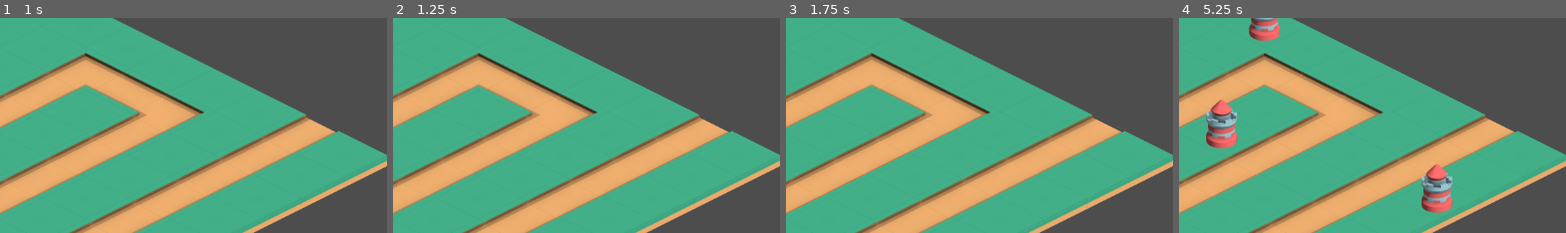
Above: before the commit, frames 1-4 (left to right).
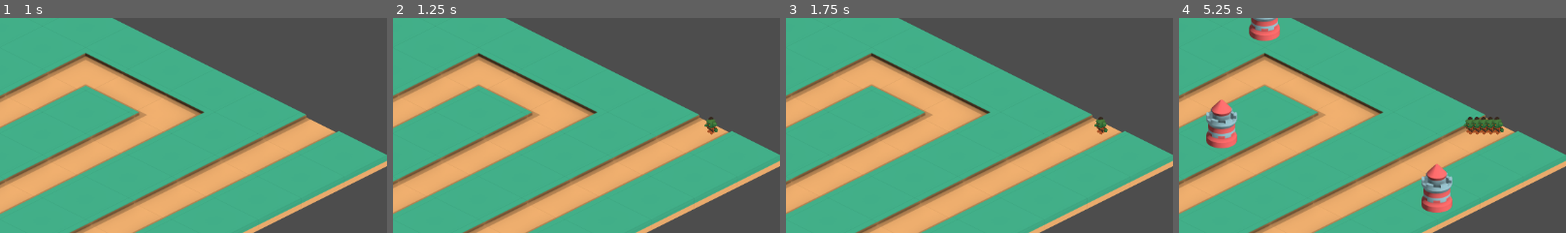
Above: after the commit, the same moments.

Repository: Robert-Riordan-UCD/GameDevJourney
Game: Godot game, scene res://Levels/Level1.tscn
Same seed, same stepped clock (60 frames per second), same inputs: the game is played once before the commit and once after it. Before the commit the project has no main scene; this scene is started directly in both runs.
Inputs (mouse positions are % of the whole screen's width and height, from its top left):
- Up to frame 1 (1 s): tap Enter at 0.5 s; move the mouse to (72, 45) at 0.52 s; press the mouse at (72, 45) at 0.53 s
- Up to frame 2 (1.25 s): no input
- Up to frame 3 (1.75 s): tap Space at 1.25 s; move the mouse to (30, 55) at 1.27 s; release the mouse at (30, 55) at 1.28 s; click (30, 55) at 1.35 s
- Up to frame 4 (5.25 s): tap Enter at 2, 5 s; move the mouse to (60, 28) at 2.02 s; press the mouse at (60, 28) at 2.03 s; move the mouse to (45, 70) at 2.77 s; release the mouse at (45, 70) at 2.78 s; click (45, 70) at 2.85 s; tap Space at 3.5 s; move the mouse to (80, 65) at 3.52 s; press the mouse at (80, 65) at 3.53 s; move the mouse to (20, 35) at 4.27 s; release the mouse at (20, 35) at 4.28 s; click (20, 35) at 4.35 s; move the mouse to (55, 50) at 5.02 s; press the mouse at (55, 50) at 5.03 s
The pictures show only the part of the screen within x 50-100%, y 19-69%; the shares and areas given below are measured in that part.

Frame 1 is identical in both runs. In frame 2, 0.2% of the frame differs, in the area x 80-84%, y 45-55%; in frame 3, 0.2%; in frame 4, 0.7%, in the area x 73-84%, y 45-55%.

Commit message:
Created an enemy and a spawner

Diff:
--- /dev/null
+++ b/Isometric_Tower_Defense/Enemies/Enemy.gd
@@ -0,0 +1,6 @@
+extends Node2D
+
+@export var speed : float = 10
+
+func _process(delta):
+	position.x -= delta*speed
--- /dev/null
+++ b/Isometric_Tower_Defense/Enemies/EnemyManager.gd
@@ -0,0 +1,6 @@
+extends Node2D
+
+
+func _on_spawn_point_enemy_spawned(enemy, pos):
+	add_child(enemy)
+	enemy.position = pos
--- /dev/null
+++ b/Isometric_Tower_Defense/Enemies/Orc.tscn
@@ -0,0 +1,19 @@
+[gd_scene load_steps=4 format=3 uid="uid://cguv7tfik2pyu"]
+
+[ext_resource type="PackedScene" uid="uid://gmh08hf40swr" path="res://Enemies/OrcModel.tscn" id="1_ln8ye"]
+[ext_resource type="Script" path="res://Enemies/Enemy.gd" id="1_udqcm"]
+
+[sub_resource type="ViewportTexture" id="ViewportTexture_8sppl"]
+viewport_path = NodePath("SubViewport")
+
+[node name="Orc" type="Node2D"]
+script = ExtResource("1_udqcm")
+
+[node name="Screen" type="Sprite2D" parent="."]
+texture = SubResource("ViewportTexture_8sppl")
+region_rect = Rect2(-16, -16, 16, 16)
+
+[node name="SubViewport" type="SubViewport" parent="."]
+transparent_bg = true
+
+[node name="OrcModel" parent="SubViewport" instance=ExtResource("1_ln8ye")]
--- /dev/null
+++ b/Isometric_Tower_Defense/Enemies/OrcModel.tscn
@@ -0,0 +1,12 @@
+[gd_scene load_steps=2 format=3 uid="uid://gmh08hf40swr"]
+
+[ext_resource type="ArrayMesh" uid="uid://yldhqg6d4714" path="res://Enemies/character-orc.obj" id="1_cyxvj"]
+
+[node name="OrcModel" type="Node3D"]
+transform = Transform3D(0.1, 0, 0, 0, 0.1, 0, 0, 0, 0.1, 0, 0, 0)
+
+[node name="Character-orc" type="MeshInstance3D" parent="."]
+mesh = ExtResource("1_cyxvj")
+
+[node name="Camera3D" type="Camera3D" parent="."]
+transform = Transform3D(0.707107, -0.270598, 0.653281, 0, 0.92388, 0.382683, -0.707107, -0.270598, 0.653281, 1, 1, 1)
--- /dev/null
+++ b/Isometric_Tower_Defense/Enemies/Spawner.gd
@@ -0,0 +1,14 @@
+extends Node2D
+
+signal enemy_spawned(enemy, position)
+
+var orc_scene := preload("res://Enemies/Orc.tscn")
+var first_spawn := true
+
+func spawn_orc() -> void:
+	var new_orc :Node2D= orc_scene.instantiate()
+	new_orc.scale *= 0.15
+	emit_signal("enemy_spawned", new_orc, position)
+
+func _on_timer_timeout():
+	spawn_orc()
--- a/Isometric_Tower_Defense/Levels/Level1.tscn
+++ b/Isometric_Tower_Defense/Levels/Level1.tscn
@@ -1,15 +1,20 @@
-[gd_scene load_steps=5 format=3 uid="uid://dtwaj0nwuwg0o"]
+[gd_scene load_steps=7 format=3 uid="uid://dtwaj0nwuwg0o"]
 
 [ext_resource type="PackedScene" uid="uid://biugc7jiaj06x" path="res://World/GroundTilemap.tscn" id="1_2bn0o"]
 [ext_resource type="Script" path="res://Levels/LevelManager.gd" id="1_hwvo5"]
 [ext_resource type="Script" path="res://Towers/TowerManager.gd" id="2_t5eh5"]
+[ext_resource type="Script" path="res://Enemies/EnemyManager.gd" id="3_3c74o"]
 [ext_resource type="PackedScene" uid="uid://ckapmihl1c8vg" path="res://GUI/GUI.tscn" id="4_n8ogx"]
+[ext_resource type="Script" path="res://Enemies/Spawner.gd" id="6_7upbv"]
 
 [node name="Level1" type="Node2D"]
 script = ExtResource("1_hwvo5")
 
 [node name="GroundTileMap" parent="." instance=ExtResource("1_2bn0o")]
 layer_0/tile_data = PackedInt32Array(655360, 65546, 4, 524289, 65546, 4, 589824, 65546, 4, 655361, 65546, 4, 720896, 65 …(1381 unchanged characters)…
+
+[node name="Enemies" type="Node2D" parent="."]
+script = ExtResource("3_3c74o")
 
 [node name="Towers" type="Node2D" parent="." node_paths=PackedStringArray("level_manager", "ground_tile_map")]
 script = ExtResource("2_t5eh5")
@@ -21,3 +26,21 @@
 
 [node name="GUI" parent="." instance=ExtResource("4_n8ogx")]
 metadata/_edit_use_anchors_ = true
+
+[node name="SpawnPoint" type="Node2D" parent="."]
+position = Vector2(1052, 286)
+script = ExtResource("6_7upbv")
+
+[node name="Timer" type="Timer" parent="SpawnPoint"]
+autostart = true
+
+[node name="Lights" type="Node3D" parent="."]
+
+[node name="DirectionalLight3D" type="DirectionalLight3D" parent="Lights"]
+transform = Transform3D(0.707107, -0.270598, 0.653281, 0, 0.92388, 0.382683, -0.707107, -0.270598, 0.653281, 1, 1, 1)
+light_color = Color(0.909804, 0.72549, 0.529412, 1)
+directional_shadow_mode = 0
+sky_mode = 1
+
+[connection signal="enemy_spawned" from="SpawnPoint" to="Enemies" method="_on_spawn_point_enemy_spawned"]
+[connection signal="timeout" from="SpawnPoint/Timer" to="SpawnPoint" method="_on_timer_timeout"]
--- a/Isometric_Tower_Defense/project.godot
+++ b/Isometric_Tower_Defense/project.godot
@@ -11,6 +11,7 @@
 [application]
 
 config/name="TowerDefence"
+run/main_scene="res://Levels/Level1.tscn"
 config/features=PackedStringArray("4.0", "Forward Plus")
 config/icon="res://icon.svg"
 
Binary file added: Isometric_Tower_Defense/Enemies/Textures/colormap.png
Not shown, added: Isometric_Tower_Defense/Enemies/character-orc.mtl
Not shown, added: Isometric_Tower_Defense/Enemies/character-orc.obj
